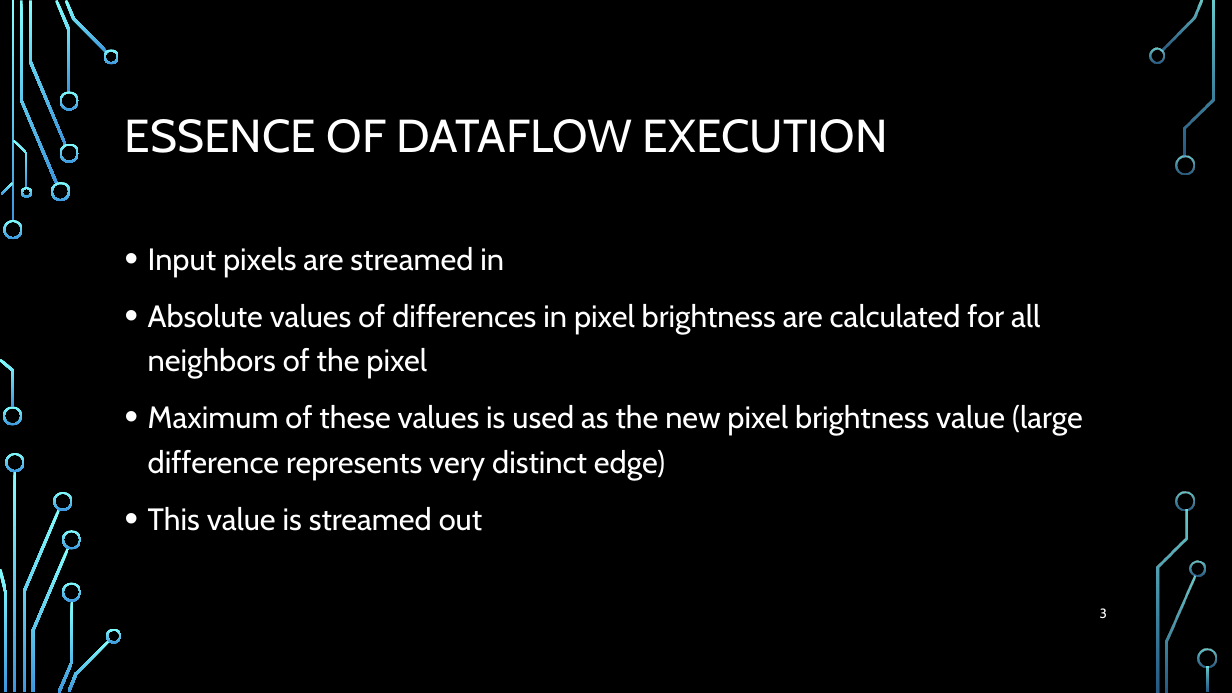
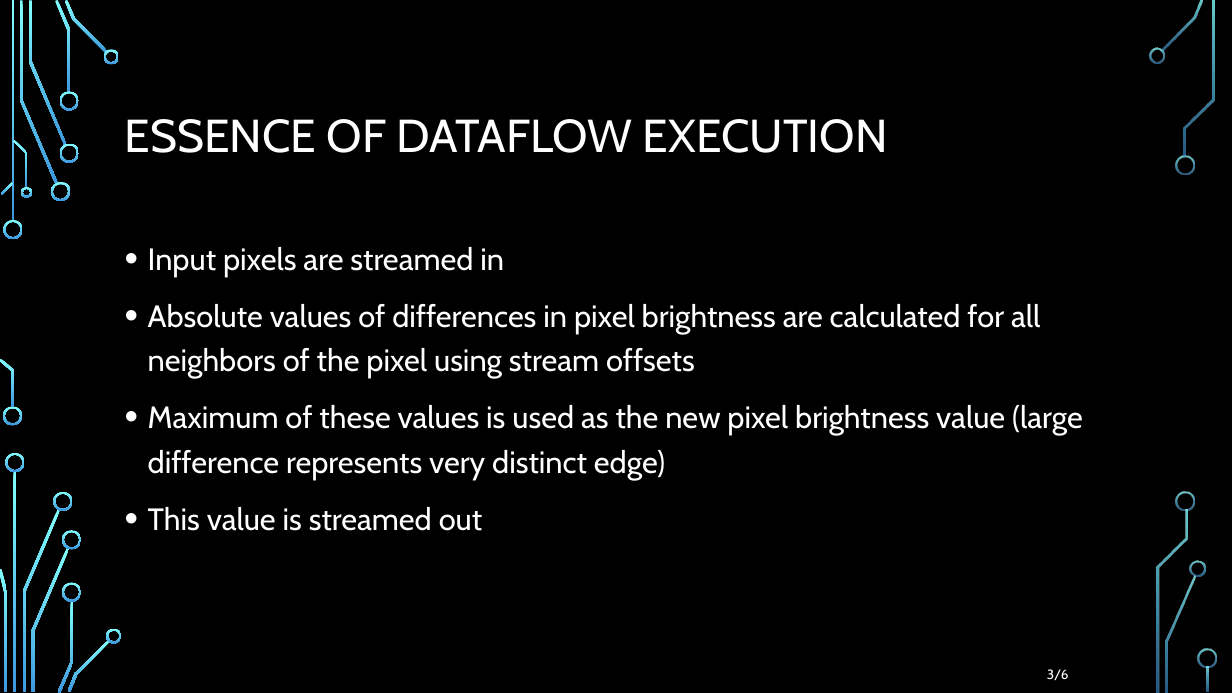
Before and after one commit to Ghuiby12h/HomogeneityEdgeDetection, a slide deck: slide 3 of Presentations/TechHomogeneityEdgeDetection.pptx. Drawn at 1232x693 pixels with LibreOffice and Linux fonts; fonts in the diff are those of the drawing; background and template pictures are left out. Boxes give left, top, right and bottom in pixels: in the first picture for what was removed or moved away, otherwise in the second. Text is boxed around its words. In the diff, an @@ line names an element or a change of style, - is before the commit and + after.

```diff
--- a/Presentations/TechHomogeneityEdgeDetection.pptx
+++ b/Presentations/TechHomogeneityEdgeDetection.pptx
@@ text at <box>148,304,1040,378</box>: text changed @@
-• Absolute values of differences in pixel brightness are calculated for all neighbors of the pixel
+• Absolute values of differences in pixel brightness are calculated for all neighbors of the pixel using stream offsets
@@ page number at <box>1047,669,1069,680</box>: text changed @@
-3
+3/6
```
Also in this commit, not shown: 3 other slides changed, 3 other files.
